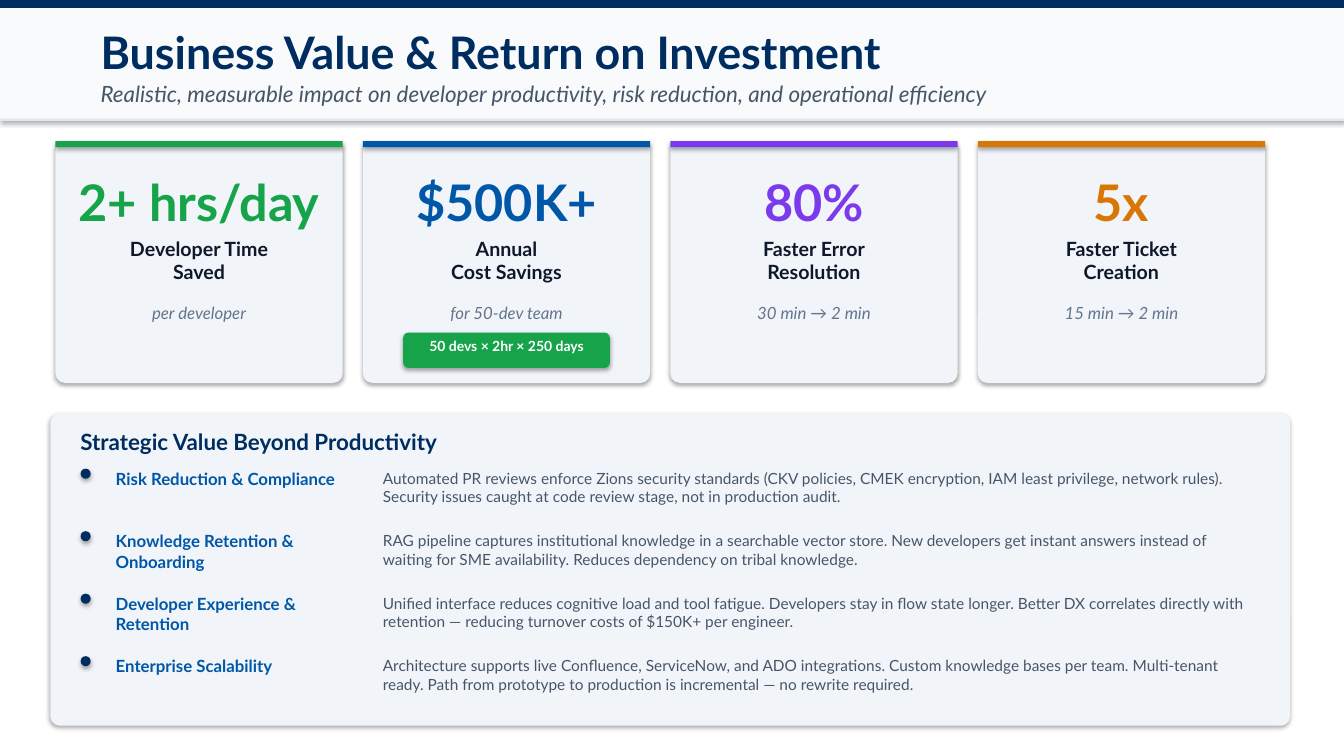
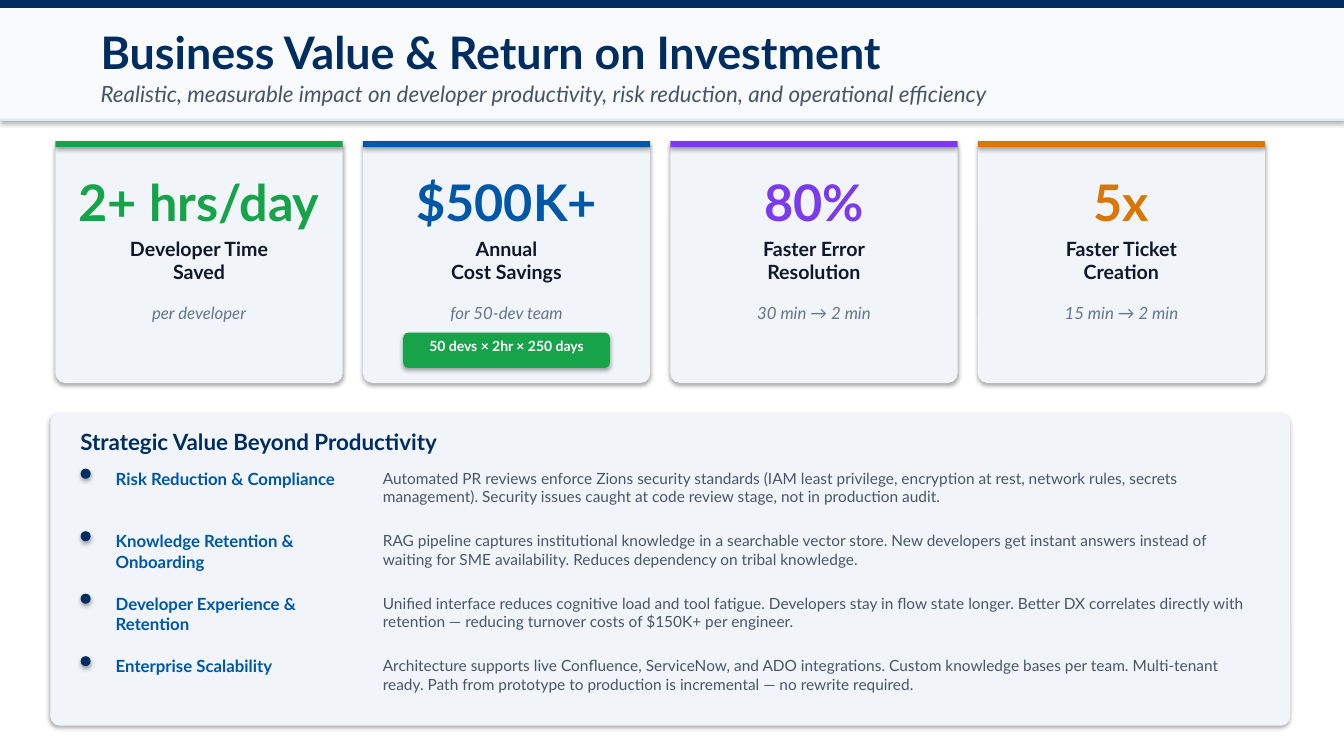
Before and after one commit to abhinavAkey/hackathon-abhinav-akey, a slide deck: slide 6 of Zions_DevKick_Hackathon_Presentation.pptx. Drawn at 1344x756 pixels with LibreOffice and Linux fonts; fonts in the diff are those of the drawing. Boxes give left, top, right and bottom in pixels: in the first picture for what was removed or moved away, otherwise in the second. Text is boxed around its words. In the diff, an @@ line names an element or a change of style, - is before the commit and + after.

```diff
--- a/Zions_DevKick_Hackathon_Presentation.pptx
+++ b/Zions_DevKick_Hackathon_Presentation.pptx
@@ text at box(383, 472, 1177, 505): text changed @@
-Automated PR reviews enforce Zions security standards (CKV policies, CMEK encryption, IAM least privilege, network rules). Security issues caught at code review stage, not in production audit.
+Automated PR reviews enforce Zions security standards (IAM least privilege, encryption at rest, network rules, secrets management). Security issues caught at code review stage, not in production audit.
```
Also in this commit, not shown: 7 other slides changed, 8 other files.
